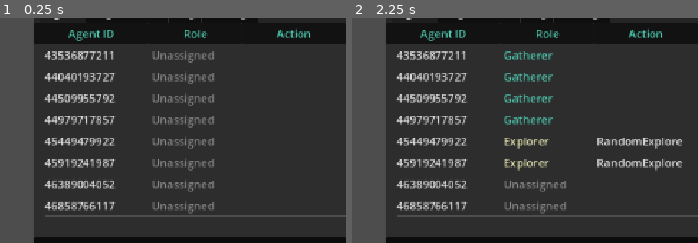
Above: before the commit, frames 1-2 (left to right).
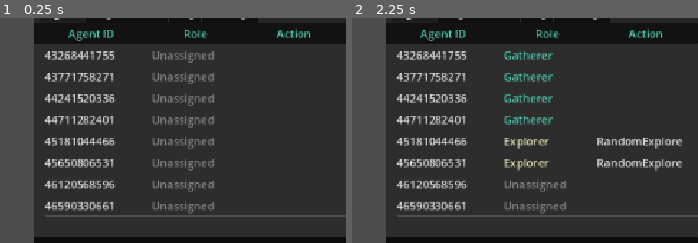
Above: after the commit, the same moments.

Repository: DoctorTangerina/colony-sim
Game: Godot game, scene res://Main.tscn
The game is run twice, just before and just after one commit, with the same random seed, the same clock (stepped at 60 frames per second) and the same inputs.
Inputs:
- Up to frame 1 (0.25 s): no input
- Up to frame 2 (2.25 s): tap Enter at 0.5, 2 s; tap Space at 1.25 s
The pictures show only the part of the screen within x 50-100%, y 4-54%; the shares and areas given below are measured in that part.

The runs differ from the first frame. In frame 1, 2.7% of the frame differs, in the area x 14-34%, y 14-86%; in frame 2, 2.7%.

Commit message:
feat: ticket 6
Idle becomes a Universal Capability (always-relevant, lowest-priority
fallback) reachable by every role, and GoapCycle's hardcoded
role == "Unassigned" energy-recovery branch is deleted outright -
Unassigned now reaches the same behavior via an honestly-empty
allowedGoals plus the Idle Universal Capability, no special-cased code.

WorldState gains is_idle, a Sensed Fact deliberately always built false
(mirrors enemy_near's shape) so Idle's goal is never "already
satisfied" and stays perpetually achievable, same as Explore.

Co-Authored-By: Claude Sonnet 5 <noreply@anthropic.com>

Diff:
--- a/agents/GoapCycle.gd
+++ b/agents/GoapCycle.gd
@@ -7,19 +7,13 @@
 ## IAgentActions seam) and is supplied here as a Callable rather than widening
 ## that interface for a single caller.
 
-## Passive idle recovery for Unassigned agents, distinct from the Rest
-## action's instant +40.0 restore.
-const ENERGY_RECOVERY_RATE: float = 5.0
-
 var current_goal: String = ""
 var current_plan: Array = []
 
 var _agent: IAgentActions = null
 var _planner: Node = null
 var _goal_selector: Node = null
-var _role_component: Node = null
 var _role_acquisition: Node = null
-var _navigator: Node = null
 var _build_world_state: Callable
 var _planning_interval: float = 2.0
 var _planning_timer: float = 0.0
@@ -31,18 +25,14 @@
 	agent: IAgentActions,
 	planner: Node,
 	goal_selector: Node,
-	role_component: Node,
 	role_acquisition: Node,
-	navigator: Node,
 	build_world_state: Callable,
 	planning_interval: float
 ) -> void:
 	_agent = agent
 	_planner = planner
 	_goal_selector = goal_selector
-	_role_component = role_component
 	_role_acquisition = role_acquisition
-	_navigator = navigator
 	_build_world_state = build_world_state
 	_planning_interval = planning_interval
 
@@ -59,13 +49,6 @@
 		return
 
 	_role_acquisition.check_and_acquire_role()
-
-	if _role_component.get_role_name() == "Unassigned":
-		_navigator.stop()
-		_agent.restore_energy(_planning_interval * ENERGY_RECOVERY_RATE)
-		current_goal = ""
-		current_plan = []
-		return
 
 	var world_state: WorldState = _build_world_state.call()
 	var goal: Dictionary = _goal_selector.select_goal(world_state)
--- a/agents/WorldState.gd
+++ b/agents/WorldState.gd
@@ -24,6 +24,7 @@
 ## - at_food_position (bool): a Food resource node is within Interaction Range (arm's-length) of the agent right now - distinct from food_visible's Discovery Radius (seeing != reaching).
 ## - at_wood_position (bool): a Wood resource node is within Interaction Range of the agent right now - distinct from wood_visible's Discovery Radius.
 ## - has_failed_report (bool): agent is carrying a verified Action Failure (Pickup found nothing at a known position) it has not yet reported to the Nest - independent of has_unreported_discovery (ADR 6).
+## - is_idle (bool): always false, like enemy_near - Idle's declared effect (Ticket 6) targets a fact this schema never senses true, which is what keeps the Idle goal perpetually achievable (never "already satisfied") whenever nothing else is, mirroring Explore's own perpetual shape.
 var at_nest: bool = false
 var has_food: bool = false
 var has_wood: bool = false
@@ -41,6 +42,7 @@
 var at_food_position: bool = false
 var at_wood_position: bool = false
 var has_failed_report: bool = false
+var is_idle: bool = false
 
 
 static func build(
@@ -76,6 +78,7 @@
 	state.at_food_position = at_food_position
 	state.at_wood_position = at_wood_position
 	state.has_failed_report = has_failed_report
+	state.is_idle = false
 	return state
 
 
@@ -131,7 +134,7 @@
 	return ["at_nest", "has_food", "has_wood", "has_item", "low_energy", "high_hunger",
 		"food_visible", "wood_visible", "resource_visible", "enemy_near", "near_unreported_resource",
 		"known_food_position", "known_wood_position", "has_unreported_discovery",
-		"at_food_position", "at_wood_position", "has_failed_report"]
+		"at_food_position", "at_wood_position", "has_failed_report", "is_idle"]
 
 
 func get_field(key: String) -> Variant:
@@ -153,6 +156,7 @@
 		"at_food_position": return at_food_position
 		"at_wood_position": return at_wood_position
 		"has_failed_report": return has_failed_report
+		"is_idle": return is_idle
 		_: return null
 
 
@@ -175,4 +179,5 @@
 		"at_food_position": at_food_position = value
 		"at_wood_position": at_wood_position = value
 		"has_failed_report": has_failed_report = value
+		"is_idle": is_idle = value
 		_: _fail_unrecognized_key(key)
--- a/agents/agent.gd
+++ b/agents/agent.gd
@@ -74,7 +74,7 @@
 
 	_role_acquisition.role_changed.connect(_on_role_changed)
 
-	_goap_cycle.setup(self, _planner, _goal_selector, _role_component, _role_acquisition, _navigator, _build_world_state, _planning_interval)
+	_goap_cycle.setup(self, _planner, _goal_selector, _role_acquisition, _build_world_state, _planning_interval)
 	action_completed.connect(_goap_cycle.on_action_completed)
 
 
--- a/agents/planner/goap_action_executor.gd
+++ b/agents/planner/goap_action_executor.gd
@@ -28,6 +28,7 @@
 	_registry[GoapActions.RANDOM_EXPLORE] = _explore
 	_registry[GoapActions.REPORT_RESOURCE] = _report_resource
 	_registry[GoapActions.REPORT_DEPLETION] = _report_depletion
+	_registry[GoapActions.IDLE] = _idle
 
 
 static func _default_handler(agent: IAgentActions) -> void:
@@ -41,6 +42,14 @@
 
 static func _rest(agent: IAgentActions) -> void:
 	agent.restore_energy(40.0)
+	agent.complete_action()
+
+
+## Passive fallback recovery (CONTEXT.md: Idle) - a smaller restore than
+## Rest's instant 40.0, matching the old hardcoded Unassigned recovery this
+## generalizes (Ticket 6). Never moves the agent.
+static func _idle(agent: IAgentActions) -> void:
+	agent.restore_energy(10.0)
 	agent.complete_action()
 
 
--- a/agents/planner/goap_actions.gd
+++ b/agents/planner/goap_actions.gd
@@ -9,6 +9,7 @@
 const RANDOM_EXPLORE := "RandomExplore"
 const REPORT_RESOURCE := "ReportResource"
 const REPORT_DEPLETION := "ReportDepletion"
+const IDLE := "Idle"
 
 ## Base name for the grounded travel action (CONTEXT.md: GoTo). Never appears
 ## alone in a plan or a role config - the Planner grounds it into "GoTo[Kind]"
--- a/agents/planner/universal_capabilities.gd
+++ b/agents/planner/universal_capabilities.gd
@@ -9,10 +9,13 @@
 ## Ticket 5 - passive discovery scanning (agent.gd's _scan_for_discovery)
 ## already runs role-blind for every agent, so any non-Explorer role that
 ## incidentally captures a discovery into its carry-slot must also be able
-## to clear it, or that slot jams permanently. Idle is registered by a
-## later ticket.
-const GOALS: Array = ["ReportDiscovery"]
-const ACTIONS: Array = [GoapActions.GOTO, GoapActions.REPORT_RESOURCE]
+## to clear it, or that slot jams permanently. Idle is registered as of
+## Ticket 6 - the always-relevant, lowest-priority fallback every role
+## (assigned or Unassigned) falls into once nothing else is relevant;
+## role-gating it would reproduce the exact "stands frozen forever" gap it
+## exists to close.
+const GOALS: Array = ["ReportDiscovery", "Idle"]
+const ACTIONS: Array = [GoapActions.GOTO, GoapActions.REPORT_RESOURCE, GoapActions.IDLE]
 
 
 static func is_universal_goal(goal_name: String) -> bool:
--- a/configs/actions/actions.json
+++ b/configs/actions/actions.json
@@ -46,5 +46,11 @@
     "cost": 1.0,
     "preconditions": { "has_item": true, "at_nest": true },
     "effects": { "has_food": false, "has_wood": false, "has_item": false }
+  },
+  {
+    "name": "Idle",
+    "cost": 0.1,
+    "preconditions": {},
+    "effects": { "is_idle": true }
   }
 ]
--- a/configs/goals/goals.json
+++ b/configs/goals/goals.json
@@ -58,5 +58,11 @@
 	"desirability": 8.0,
 	"preconditions": {},
 	"effects": { "low_energy": false }
+  },
+  {
+	"name": "Idle",
+	"desirability": 0.1,
+	"preconditions": {},
+	"effects": { "is_idle": true }
   }
 ]
